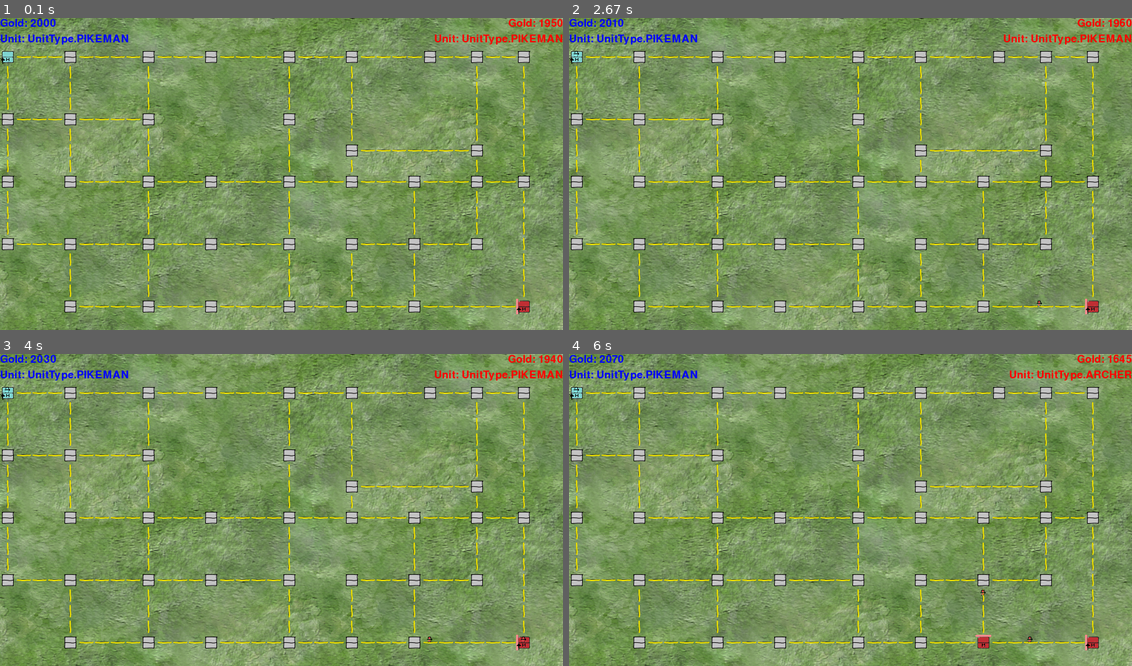
Above: before the commit, frames 1-4 (two rows, left to right).
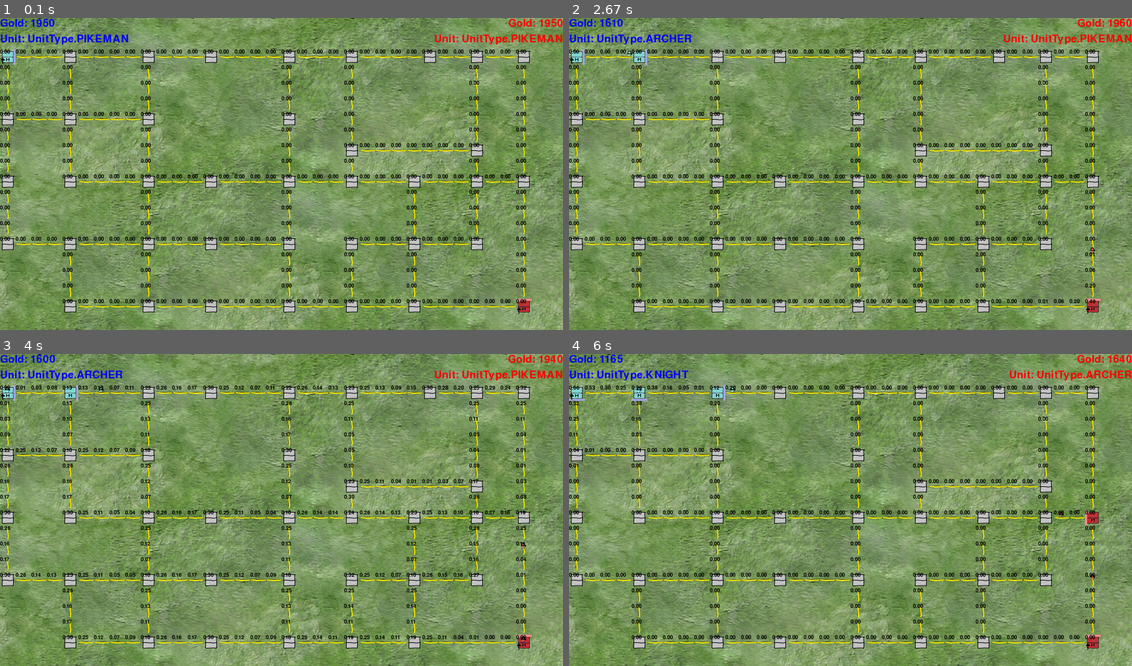
Above: after the commit, the same moments.

Repository: czebrose/ML_Projects
Game: pygame game, started from ML-Tutorial/NodeFightGame/game.py
Same seed, same stepped clock (60 frames per second), same inputs: the game is played once before the commit and once after it.
Inputs:
- Up to frame 1 (0.1 s): no input
- Up to frame 2 (2.67 s): tap 9 at 0.33 s; tap 8 at 0.67, 1.83, 2.23, 2.53 s; hold 9 1-1.47 s; tap 0 at 1.5 s; hold 9 2.17-2.63 s
- Up to frame 3 (4 s): tap 8 at 2.73, 3.03, 3.23, 3.57, 3.87 s; tap 0 at 3.32 s
- Up to frame 4 (6 s): tap 8 at 4.07, 4.37, 4.63, 4.97, 5.27, 5.4, 5.8 s; tap 0 at 4.72, 5.88 s

The runs differ from the first frame. In frame 1, 3.7% of the frame differs, in the area x 0-95%, y 0-95%; in frame 2, 4.0%; in frame 3, 3.6%; in frame 4, 4.2%, in the area x 0-100%, y 0-95%.

Commit message:
Added diffusion values

Diff:
--- /dev/null
+++ b/ML-Tutorial/Misc/tailrecursion.py
@@ -0,0 +1,23 @@
+def fib(n):
+    if n is 0:
+        return 0
+    if n is 1:
+        return 1
+    return fib(n - 1) + fib(n - 2)
+
+
+def better_fib_go(n, a, b):
+    if n is 0:
+        return a
+    return better_fib_go(n - 1, b, a + b)
+
+
+def better_fib(n):
+    return better_fib_go(n, 0, 1)
+
+
+for x in range(998):
+    print(x, ":", better_fib(x)) # 997
+
+# for x in range(50):
+#     print(x, ":", fib(x)) # 35
--- /dev/null
+++ b/ML-Tutorial/NodeFightGame/debug.py
@@ -0,0 +1,30 @@
+from util import PlayerColor
+from location import Location
+import pygame
+pygame.font.init()
+
+
+STAT_FONT = pygame.font.SysFont("comicsans", 25)
+
+player = PlayerColor.BLUE
+
+
+def check_input():
+    global player
+    keys = pygame.key.get_pressed()
+    if keys[pygame.K_0]:
+        player = PlayerColor.BLUE
+    elif keys[pygame.K_9]:
+        player = PlayerColor.RED
+    elif keys[pygame.K_8]:
+        player = PlayerColor.NEUTRAL
+
+
+def draw(win, global_map):
+    for row in global_map:
+        for loc in row:
+            if isinstance(loc, Location):
+                color = (0, 0, 0)
+                diff_value = "{:.2f}".format(loc.diffusion.get_value(player))
+                text = STAT_FONT.render(diff_value, True, color)
+                win.blit(text, loc.get_pixel_pos())
--- /dev/null
+++ b/ML-Tutorial/NodeFightGame/diffusion.py
@@ -0,0 +1,27 @@
+from util import PlayerColor
+
+
+class LocDiffusion:
+    def __init__(self):
+        self.value = [{}, {}]
+        self.time = 0
+        for t in range(len(self.value)):
+            for color in PlayerColor:
+                self.value[t][color] = float(0)
+
+    def set_value(self, player_value, player):
+        for t in range(len(self.value)):
+            self.value[t][player] = player_value
+
+    def get_value(self, player):
+        return self.value[self.time][player]
+
+    def spread(self, neighbors):
+        t = self.time
+        self.time = (self.time + 1) % len(self.value)
+        for color in PlayerColor:
+            neighbor_total = 0
+            for n in neighbors:
+                neighbor_total += n.value[t][color] - self.value[t][color]
+            neighbor_total *= 0.25
+            self.value[self.time][color] = max(0, min(1, (0.9 * self.value[t][color]) + neighbor_total))
--- a/ML-Tutorial/NodeFightGame/game.py
+++ b/ML-Tutorial/NodeFightGame/game.py
@@ -1,5 +1,6 @@
 import pygame
 import util
+import debug
 import os
 from util import Direction, PlayerColor
 from humanplayer import HumanPlayerInput
@@ -28,6 +29,7 @@
                 pygame.quit()
                 quit()
                 return False, global_map, players
+    debug.check_input()
     thoughts = ""
     for p in players:
         global_map, thought = players[p].check_input(global_map)
@@ -42,6 +44,14 @@
             if isinstance(location, Node):
                 players = location.collect_gold(players)
     return players
+
+
+def diffuse(global_map):
+    for row in global_map:
+        for location in row:
+            if location:
+                location.diffuse()
+    return global_map
 
 
 def fight(global_map, fights):
@@ -128,6 +138,7 @@
         players[p].draw(win)
     for f in fights:
         f.draw(win)
+    debug.draw(win, global_map)
     if update:
         pygame.display.update()
 
@@ -184,6 +195,7 @@
 def update_game(global_map, players, fights, winning_player):
     players = collect_gold(global_map, players)
     fights = update_fights(fights)
+    global_map = diffuse(global_map)
     global_map, fights = fight(global_map, fights)
     global_map = move_units(global_map)
     global_map, players = spawn_units(global_map, players)
@@ -224,7 +236,7 @@
 def main(show_window):
     global_map = build_map()
     players = {
-        PlayerColor.BLUE: HumanPlayerInput(PlayerColor.BLUE),
+        PlayerColor.BLUE: SimplePlayer(PlayerColor.BLUE),
         PlayerColor.RED: SimplePlayer(PlayerColor.RED)
     }
     fights = []
--- a/ML-Tutorial/NodeFightGame/location.py
+++ b/ML-Tutorial/NodeFightGame/location.py
@@ -1,6 +1,7 @@
 import util
-from util import Direction
+from util import Direction, PlayerColor
 from fight import Fight
+from diffusion import LocDiffusion
 import unit
 import abc
 from abc import ABC
@@ -18,6 +19,7 @@
         }
         self.unit_in_loc = None
         self.expected_units = []
+        self.diffusion = LocDiffusion()
 
     def add_neighbor(self, direction, neighbor, set_neighbor=True):
         self.neighbors[direction] = neighbor
@@ -56,6 +58,14 @@
 
     def is_home_node(self, player):
         return False
+
+    def diffuse(self):
+        diffusion_neighbors = []
+        for direction in self.neighbors:
+            n = self.neighbors[direction]
+            if n:
+                diffusion_neighbors.append(n.diffusion)
+        self.diffusion.spread(diffusion_neighbors)
 
     def fight(self):
         # list of Fight objects
--- a/ML-Tutorial/NodeFightGame/node.py
+++ b/ML-Tutorial/NodeFightGame/node.py
@@ -91,6 +91,17 @@
     def is_home_node(self, player):
         return self.owner == player and self.building.type == BuildingType.HOME
 
+    def diffuse(self):
+        diff_value = 0
+        if self.building.is_empty():
+            diff_value = 0.5
+        elif self.is_home_node(self.owner):
+            diff_value = 1.0
+        else:
+            diff_value = 0.8
+        self.diffusion.set_value(diff_value, self.owner)
+        Location.diffuse(self)
+
     def draw_node(self, win, pos):
         if self.owner == PlayerColor.RED:
             win.blit(RED_NODE_IMG, pos)
@@ -127,6 +138,7 @@
             win.blit(NODE_EXIT_BLUE_WEST_IMG, pos)
 
     def draw(self, win):
+        Location.draw(self, win)
         pos = self.get_pixel_pos()
         self.draw_node(win, pos)
         self.draw_node_exit(win, pos)
--- a/ML-Tutorial/NodeFightGame/player.py
+++ b/ML-Tutorial/NodeFightGame/player.py
@@ -78,6 +78,7 @@
             if node.building and node.building.unit_type is not unit_type and self.gold >= util.UNIT_TYPE_CHANGE_COST:
                 node.building.unit_type = unit_type
                 self.gold -= util.UNIT_TYPE_CHANGE_COST
+        self.unit_pref = unit_type
 
     # Returns the text rect for the given text.
     # text: The text which we're getting the rect for
--- a/ML-Tutorial/NodeFightGame/road.py
+++ b/ML-Tutorial/NodeFightGame/road.py
@@ -52,6 +52,7 @@
             return direction
 
     def draw(self, win):
+        Location.draw(self, win)
         pos = self.get_pixel_pos()
         if self.neighbors[Direction.NORTH] is not None:
             win.blit(NORTH_SOUTH_ROAD_EMPTY_IMG, pos)
--- a/ML-Tutorial/NodeFightGame/smartplayer.py
+++ b/ML-Tutorial/NodeFightGame/smartplayer.py
@@ -12,13 +12,28 @@
 
     def update(self, global_map):
         # set target_node and command
+        self.analyze_map(global_map)
+        self.determine_goal()
+        self.pick_node()
+        self.pick_command()
+
+    def analyze_map(self, global_map):
         pass
 
     def determine_goal(self):
         pass
 
     def pick_node(self):
-        pass
+        if self.goal is SmartPlayerGoal.EXPAND:
+            # find the ideal mine location
+            pass
+        elif self.goal is SmartPlayerGoal.ATTACK:
+            # this is
+            pass
+        elif self.goal is SmartPlayerGoal.DEFEND:
+            pass
+        else:
+            pass
 
     def pick_command(self):
         pass
--- a/ML-Tutorial/NodeFightGame/util.py
+++ b/ML-Tutorial/NodeFightGame/util.py
@@ -97,9 +97,12 @@
 
 class SmartPlayerGoal(Enum):
     UNKNOWN = 0
-    EXPAND = 1
-    ATTACK = 2
-    DEFEND = 3
+    EXPLORE = 1
+    EXPAND_MINES = 2
+    EXPAND_BARRACKS = 3
+    ATTACK_WITH_UNITS = 4
+    DEFEND_WITH_UNITS = 5
+    CHANGE_UNIT_TYPE = 6
 
 
 def load_img(img_name):
